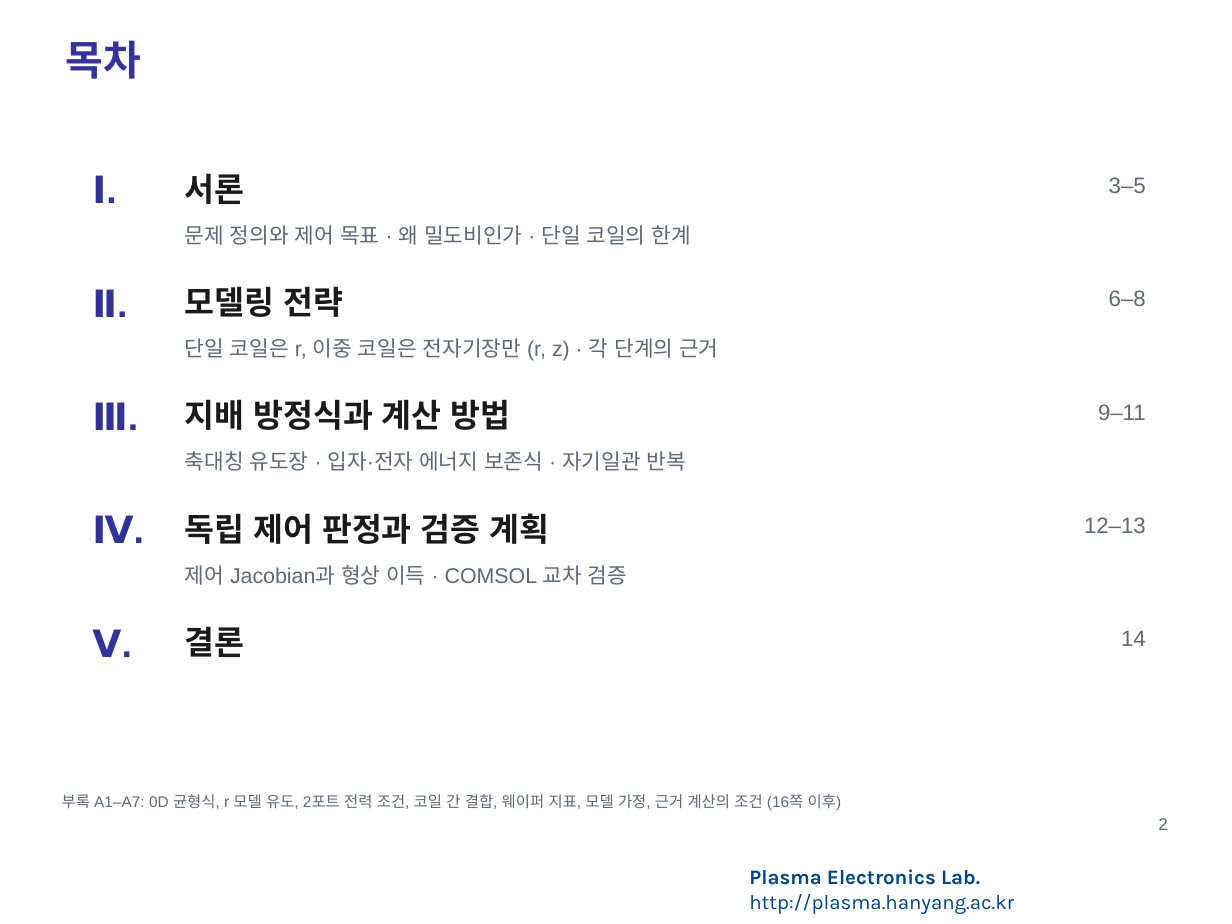
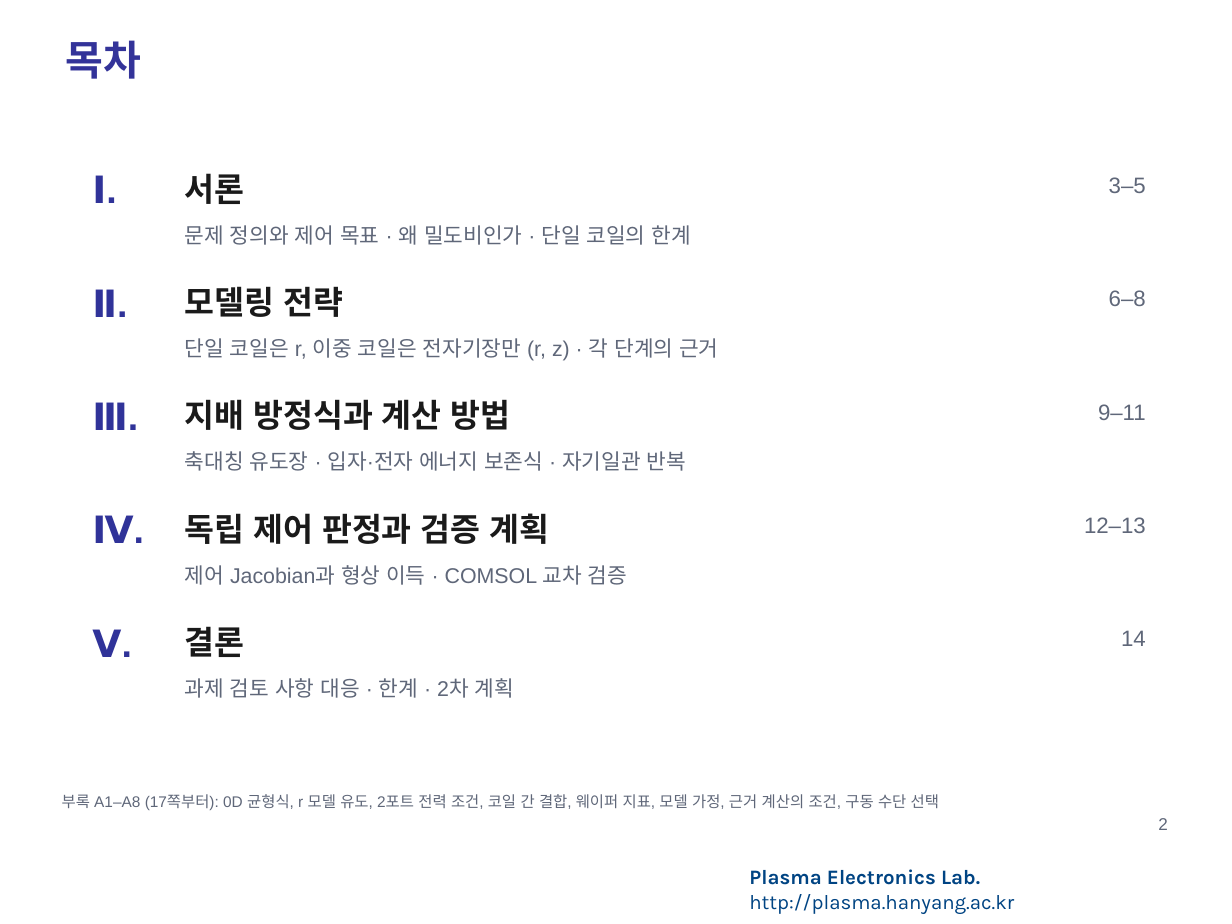
Before and after one commit to garlicjam-pyo/plasma, a slide deck: slide 2 of presentations/1차발표_피드백반영판.pptx. Drawn at 1232x924 pixels with LibreOffice and Linux fonts; fonts in the diff are those of the drawing; background and template pictures are left out. Boxes give left, top, right and bottom in pixels: in the first picture for what was removed or moved away, otherwise in the second. Text is boxed around its words. In the diff, an @@ line names an element or a change of style, - is before the commit and + after.

```diff
--- a/presentations/1차발표_피드백반영판.pptx
+++ b/presentations/1차발표_피드백반영판.pptx
@@ text added at [185,678,514,698], 12.5 pt, text #5F6779 @@
+과제 검토 사항 대응 · 한계 · 2차 계획
@@ text at [62,794,939,810]: text changed @@
-부록 A1–A7: 0D 균형식, r 모델 유도, 2포트 전력 조건, 코일 간 결합, 웨이퍼 지표, 모델 가정, 근거 계산의 조건 (16쪽 이후)
+부록 A1–A8 (17쪽부터): 0D 균형식, r 모델 유도, 2포트 전력 조건, 코일 간 결합, 웨이퍼 지표, 모델 가정, 근거 계산의 조건, 구동 수단 선택
```
Also in this commit, not shown: 12 other slides changed, 2 slides added, 1 slide removed, 15 other files.
